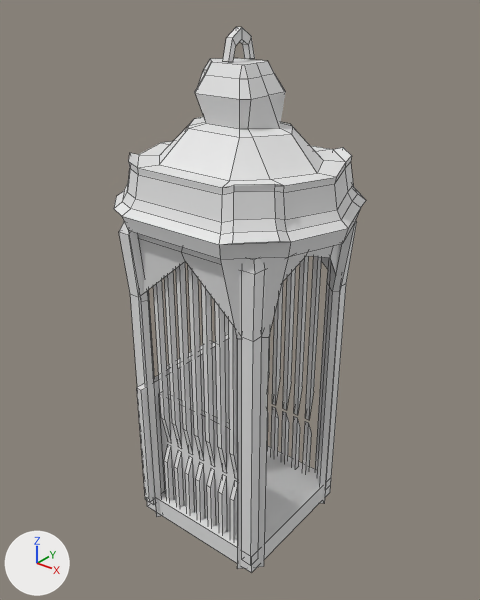
One commit to the FBX model KrakJam26/Assets/3D models/winda.fbx: the scene before it, then after it.
Before and after are seen from a 50 mm lens placed at (7.61, 0.03, 5.75), pointed at (3.67, 4.95, 2.7). The axes (+X, +Y, +Z) are drawn at lower left. The lights are the same throughout. Mesh edges are drawn as thin lines. Vertices at the same position are counted once.
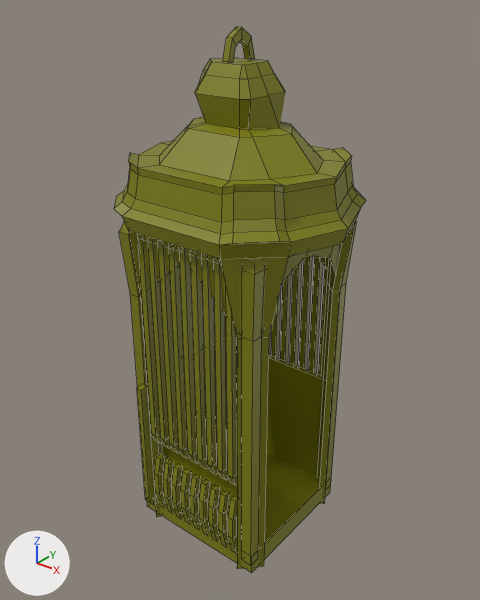
Boxes (x1, y1, x2, y2) around the edits, measured in the pictures (480 x 600 px):
part 1 of me_plane_002, rebuilt
    before: (268, 333, 270, 378)
    after: (271, 288, 281, 358)
part 2 of me_plane_002, rebuilt
    before: (272, 282, 283, 405)
    after: (280, 273, 291, 362)
part 3 of me_plane_002, rebuilt
    before: (283, 268, 296, 410)
    after: (289, 261, 302, 365)
part 4 of me_plane_002, rebuilt
    before: (201, 283, 215, 466)
    after: (190, 250, 208, 469)
part 5 of me_plane_002, rebuilt
    before: (294, 256, 309, 415)
    after: (299, 256, 312, 369)
part 6 of me_plane_002, rebuilt
    before: (215, 302, 226, 472)
    after: (201, 254, 219, 474)
part 7 of me_plane_002, deleted
    before: (164, 407, 312, 514)
part 8 of me_plane_002, built on
    before: (153, 262, 237, 541)
    after: (138, 234, 237, 554)
part 9 of me_plane_002, built on
    before: (305, 256, 322, 420)
    after: (266, 256, 328, 476)
part 10 of me_plane_002, recoloured (grey to yellow)
    both: (114, 27, 366, 573)

The change, as a diff of the scene's bpy script:
```diff
--- a/KrakJam26/Assets/3D models/winda.fbx.py
+++ b/KrakJam26/Assets/3D models/winda.fbx.py
@@ mat_props @@
+mat_props = principled_material('Props')
+mat_props.base_color = (0.212, 0.212, 0.00141)  # yellow #7f7f05
@@ me_plane_002 @@
 # used by ob_plane_003; location = (3.69, 4.93, 0.0)
-me_plane_002.from_pydata(...)  # 637 vertices, 586 faces; spans x -1.2..1.21, y -1.01..1.01, z -0.04..5.36
+me_plane_002.from_pydata(...)  # 925 vertices, 856 faces; spans x -1.2..1.21, y -1.01..1.01, z -0.04..5.36
+# me_plane_002 part 1: the loose piece of 8 vertices spanning x -0.19..-0.14, y 0.67..0.74, z 1.03..3.43 is rebuilt with 12 vertices and now spans x -0.15..-0.09, y 0.73..0.86, z 1.09..3.56, in mat_props (yellow #7f7f05)
+# me_plane_002 part 2: the loose piece of 8 vertices spanning x -0.03..0.03, y 0.67..0.74, z 1.03..3.43 is rebuilt with 12 vertices and now spans x -0.02..0.05, y 0.73..0.86, z 1.09..3.56, in mat_props (yellow #7f7f05)
+# me_plane_002 part 3: the loose piece of 8 vertices spanning x 0.13..0.19, y 0.67..0.74, z 1.03..3.43 is rebuilt with 12 vertices and now spans x 0.12..0.19, y 0.73..0.86, z 1.09..3.56, in mat_props (yellow #7f7f05)
+# me_plane_002 part 4: the loose piece of 8 vertices spanning x 0.13..0.19, y -0.74..-0.67, z 1.03..3.43 is rebuilt with 12 vertices and now spans x 0.12..0.19, y -0.86..-0.73, z 1.09..3.56, in mat_props (yellow #7f7f05)
+# me_plane_002 part 5: the loose piece of 8 vertices spanning x 0.3..0.35, y 0.67..0.74, z 1.03..3.43 is rebuilt with 12 vertices and now spans x 0.25..0.32, y 0.73..0.86, z 1.09..3.56, in mat_props (yellow #7f7f05)
+# me_plane_002 part 6: the loose piece of 8 vertices spanning x 0.3..0.35, y -0.74..-0.67, z 1.03..3.43 is rebuilt with 12 vertices and now spans x 0.25..0.32, y -0.86..-0.73, z 1.09..3.56, in mat_props (yellow #7f7f05)
+# me_plane_002 part 7: 10 loose pieces with 80 vertices, spanning x -0.51..0.51, y -0.74..0.74, z 0.21..0.99, are deleted
+# me_plane_002 part 8: 24 vertices moved from x -0.35..0.46, y -0.74..-0.67, z 0.21..3.43 to x -0.56..-0.15, y -0.86..-0.73, z 0.15..3.56; 48 vertices removed from x -0.51..0.51, y -0.74..-0.67, z 0.21..3.43; 204 vertices added at x -0.56..0.59, y -0.86..-0.73, z 0.15..3.56
+# me_plane_002 part 9: 16 vertices removed from x -0.35..0.51, y 0.67..0.74, z 1.03..3.43; 200 vertices added at x -0.61..0.68, y 0.7..0.86, z 0.09..3.56
+# me_plane_002 part 10: 423 faces spanning x -1.2..1.21, y -1.01..1.01, z -0.04..5.36 switch from no material to mat_props (yellow #7f7f05)
```
